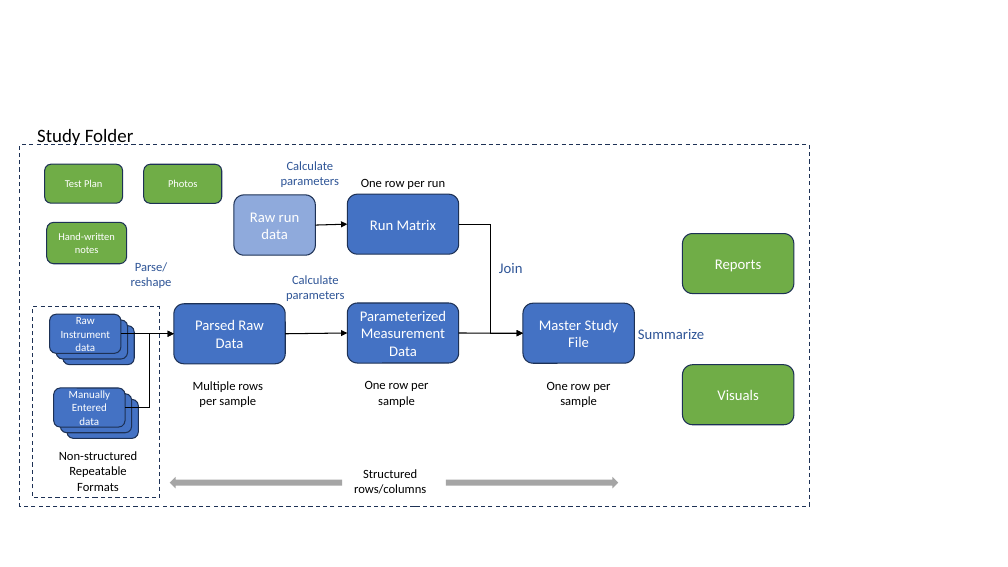
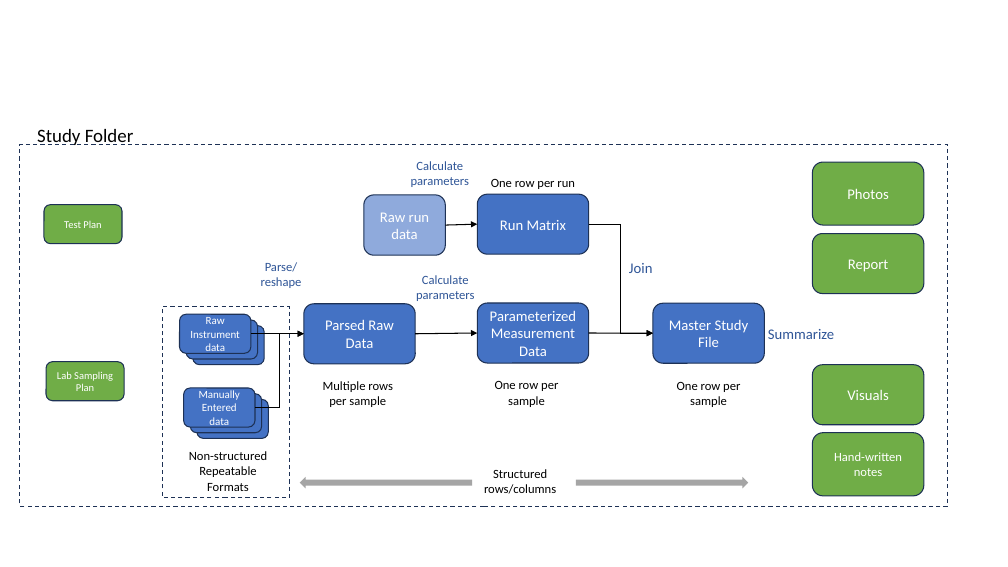
Before and after one commit to jlandgre/Data_Techniques_Training, a slide deck: slide 2 of Images/annotated_images.pptx. Drawn at 1008x567 pixels with LibreOffice and Linux fonts; fonts in the diff are those of the drawing. Boxes give left, top, right and bottom in pixels: in the first picture for what was removed or moved away, otherwise in the second. Text is boxed around its words. In the diff, an @@ line names an element or a change of style, - is before the commit and + after.

```diff
--- a/Images/annotated_images.pptx
+++ b/Images/annotated_images.pptx
@@ rectangle: place and size @@
-rectangle at <box>20,144,809,506</box>
+rectangle at <box>20,144,948,506</box>
@@ rounded rectangle "Photos": place and size @@
-rounded rectangle "Photos" at <box>144,164,222,203</box>
+rounded rectangle "Photos" at <box>813,162,924,225</box>
@@ rounded rectangle "Photos" at <box>813,162,924,225</box>: size 10 to 14 pt @@
@@ rounded rectangle "Test Plan": place and size @@
-rounded rectangle "Test Plan" at <box>45,164,123,203</box>
+rounded rectangle "Test Plan" at <box>44,205,122,244</box>
@@ 13 rounded rectangles, 11 texts, 4 arrows, 2 right arrows, 2 elbow arrows, 1 rectangle: place and size @@
-13 rounded rectangles, 11 texts, 4 arrows, 2 right arrows, 2 elbow arrows, 1 rectangle at <box>33,161,794,498</box>
+13 rounded rectangles, 11 texts, 4 arrows, 2 right arrows, 2 elbow arrows, 1 rectangle at <box>163,161,924,498</box>
@@ text in rounded rectangle at <box>848,259,889,272</box>: text changed @@
-Reports
+Report
@@ rounded rectangle added at <box>46,361,124,401</box>, fill #70AD47, outline #1E3256 1 pt, 10 pt, text #FFFFFF @@
+Lab Sampling Plan
@@ rounded rectangle "Hand-written notes": place and size @@
-rounded rectangle "Hand-written notes" at <box>47,222,127,264</box>
+rounded rectangle "Hand-written notes" at <box>813,433,924,496</box>
@@ rounded rectangle "Hand-written notes" at <box>813,433,924,496</box>: size 10 to 12 pt @@
```
Also in this commit, not shown: 1 slide added, 6 other files.
